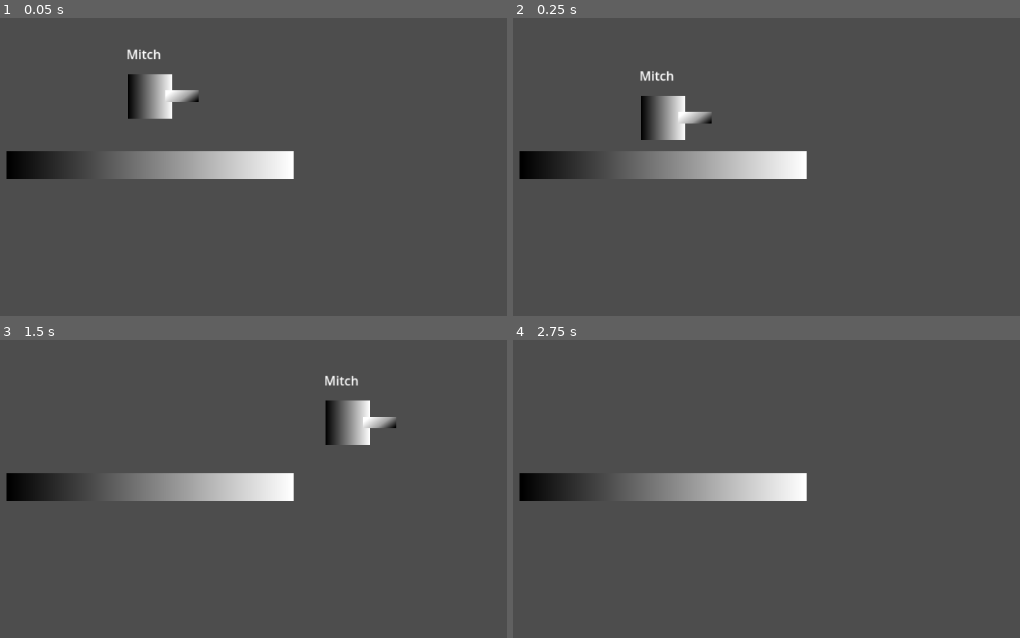
Above: before the commit, frames 1-4 (two rows, left to right).
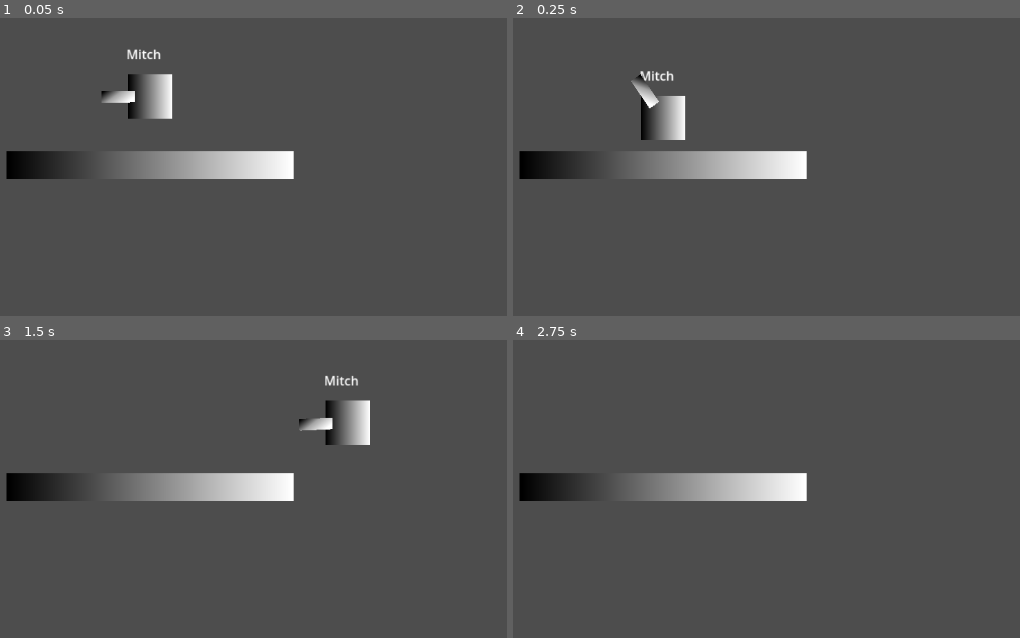
Above: after the commit, the same moments.

Repository: csolow/Mitchs-Missile
Game: Godot game, scene res://main.tscn
The game is run twice, just before and just after one commit, with the same random seed, the same clock (stepped at 60 frames per second) and the same inputs.
Inputs (mouse positions are in pixels of both pictures, inside the frame that each line leads up to):
- Up to frame 1 (0.05 s): no input
- Up to frame 2 (0.25 s): no input
- Up to frame 3 (1.5 s): move the mouse to (309, 396) at 0.52 s; hold D (right) from 0.53 s (still down); click (309, 396) at 0.6 s; tap Space (jump) at 0.77 s; move the mouse to (outside the picture) at 1.27 s; click (outside the picture) at 1.35 s
- Up to frame 4 (2.75 s): tap Space (jump) at 1.52 s; move the mouse to (outside the picture) at 2.02 s; release D (right) at 2.03 s; hold A (left) from 2.03 s (still down); click (outside the picture) at 2.1 s

The runs differ from the first frame. In frame 1, 0.4% of the frame differs, in the area x 19-40%, y 24-29%; in frame 2, 0.4%, in the area x 23-40%, y 18-36%; in frame 3, 0.4%; in frame 4, nothing differs.

Commit message:
Har tilføjet rotation og en ikke færdig fire_gun() funktion

Diff:
--- a/Hand.gd
+++ b/Hand.gd
@@ -1,5 +1,6 @@
 extends Node2D
 var MousePosition
+@export var PivotToMouse: Vector2
 
 # Called when the node enters the scene tree for the first time.
 func _ready():
@@ -8,4 +9,8 @@
 
 # Called every frame. 'delta' is the elapsed time since the previous frame.
 func _process(_delta):
+	MousePosition = get_global_mouse_position()
+
+	PivotToMouse = MousePosition - get_global_transform().get_origin()
+	transform = transform.rotated((PivotToMouse.angle()-transform.get_rotation()))
 	pass
--- a/PlayerScript.gd
+++ b/PlayerScript.gd
@@ -15,8 +15,15 @@
 	if Input.is_action_just_pressed("jump") and is_on_floor():
 		velocity.y = jump_speed
 
+	if Input.is_action_just_pressed("fire"):
+		fire_gun()
+
 	# Get the input direction.
 	var direction = Input.get_axis("left", "right")
 	velocity.x = direction * speed
 
 	move_and_slide()
+
+func fire_gun():
+
+	pass
--- a/project.godot
+++ b/project.godot
@@ -48,3 +48,8 @@
 , Object(InputEventKey,"resource_local_to_scene":false,"resource_name":"","device":-1,"window_id":0,"alt_pressed":false,"shift_pressed":false,"ctrl_pressed":false,"meta_pressed":false,"pressed":false,"keycode":0,"physical_keycode":4194320,"key_label":0,"unicode":0,"echo":false,"script":null)
 ]
 }
+fire={
+"deadzone": 0.5,
+"events": [Object(InputEventMouseButton,"resource_local_to_scene":false,"resource_name":"","device":-1,"window_id":0,"alt_pressed":false,"shift_pressed":false,"ctrl_pressed":false,"meta_pressed":false,"button_mask":1,"position":Vector2(108, 9),"global_position":Vector2(112, 50),"factor":1.0,"button_index":1,"canceled":false,"pressed":true,"double_click":false,"script":null)
+]
+}
